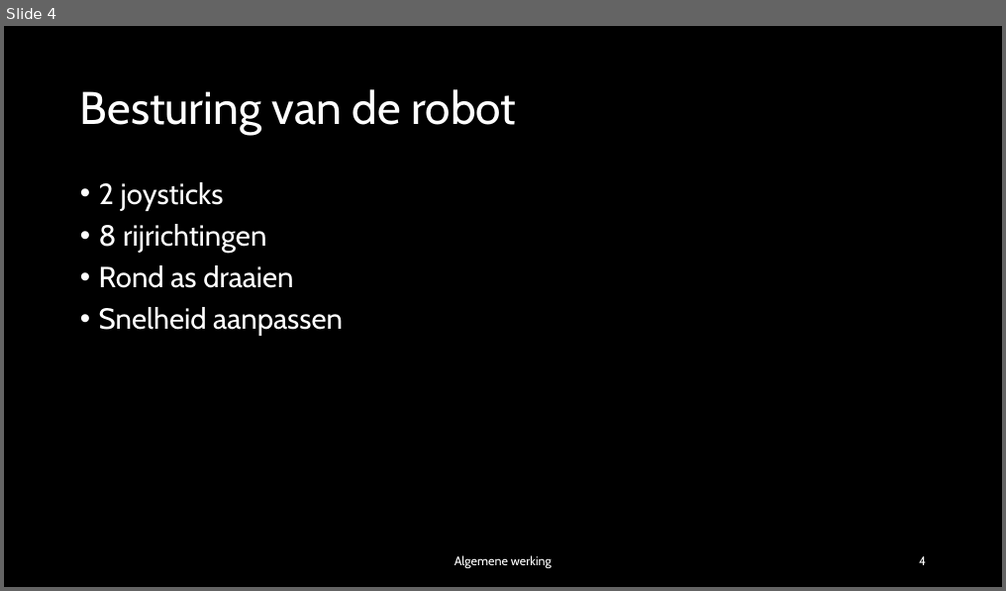
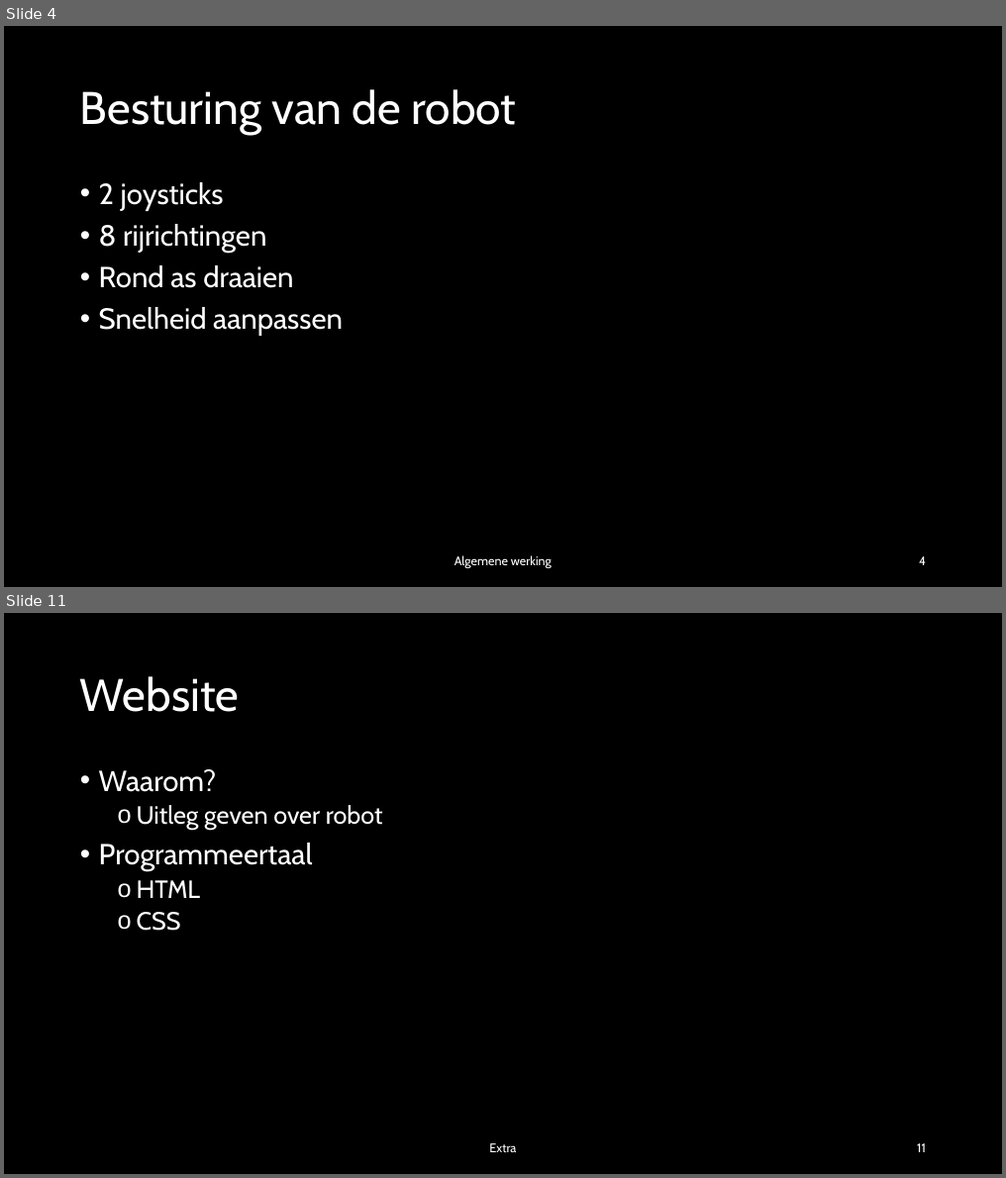
Before and after one commit to Nowie69/Eindproject-Robot-6ICW, a slide deck: Robot met mecanum wheels.pptx. Shown one above the other, each under a label of ours: slide 4 before the commit, slides 4 and 11 after it; the slides between them are not shown. The pictures are 1006x591 and 1006x1178 pixels, drawn with LibreOffice and Linux fonts; fonts in the diff are those of the drawing; background and template pictures are left out. Boxes give left, top, right and bottom in pixels: in the first picture for what was removed or moved away, otherwise in the second. Text is boxed around its words. In the diff, an @@ line names an element or a change of style, - is before the commit and + after.

```diff
--- a/Robot met mecanum wheels.pptx
+++ b/Robot met mecanum wheels.pptx
@@ slide 11 added at (x1=4, y1=613, x2=1002, y2=1174), background picture (left out) @@
@@ title added at (x1=80, y1=676, x2=239, y2=712), 44 pt, text #FFFFFF @@
+Website
@@ text added at (x1=99, y1=769, x2=383, y2=931), 24 pt, text #FFFFFF @@
+• Waarom?
+  o Uitleg geven over robot
+• Programmeertaal
+  o HTML
+  o CSS
@@ text added at (x1=489, y1=1144, x2=516, y2=1153), 12 pt, text #FFFFFF @@
+Extra
@@ page number added at (x1=917, y1=1144, x2=926, y2=1153), 12 pt, text #FFFFFF @@
+11
```
Also in this commit, not shown: 3 slides changed, 7 other slides added, 1 other file.
